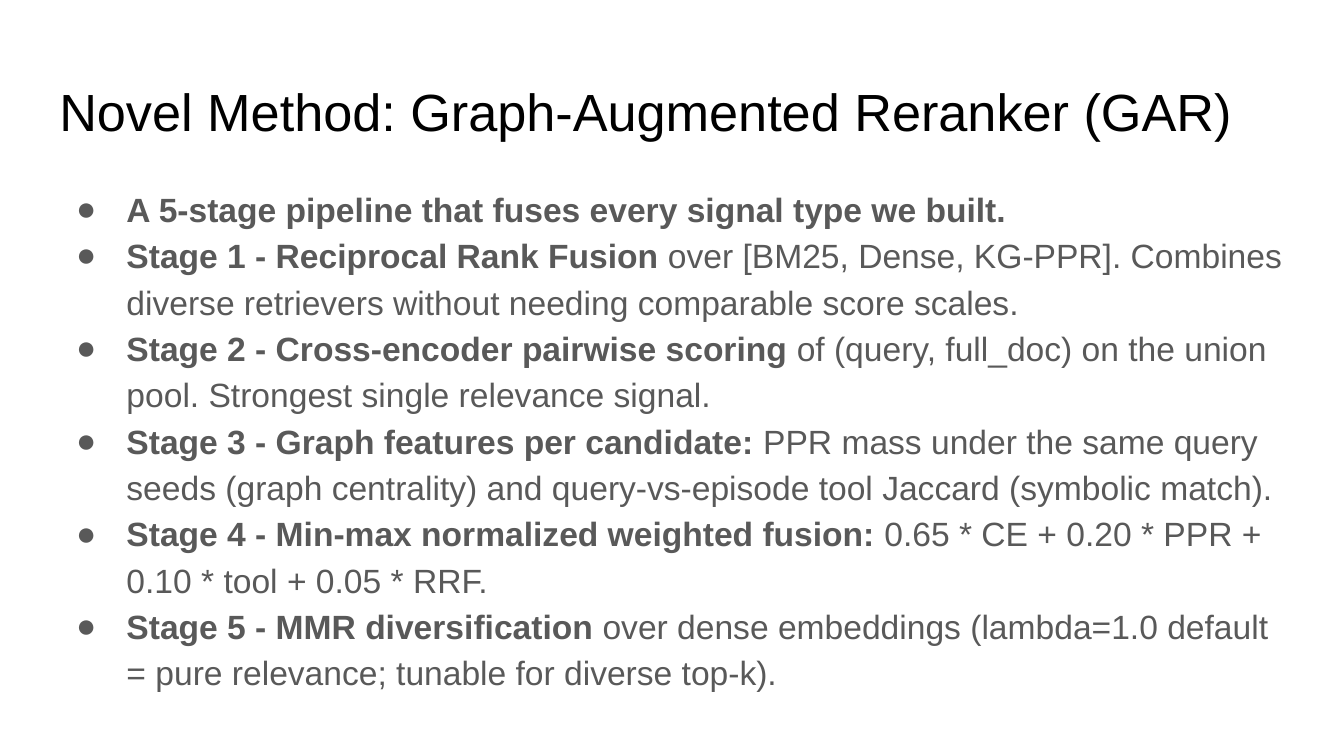
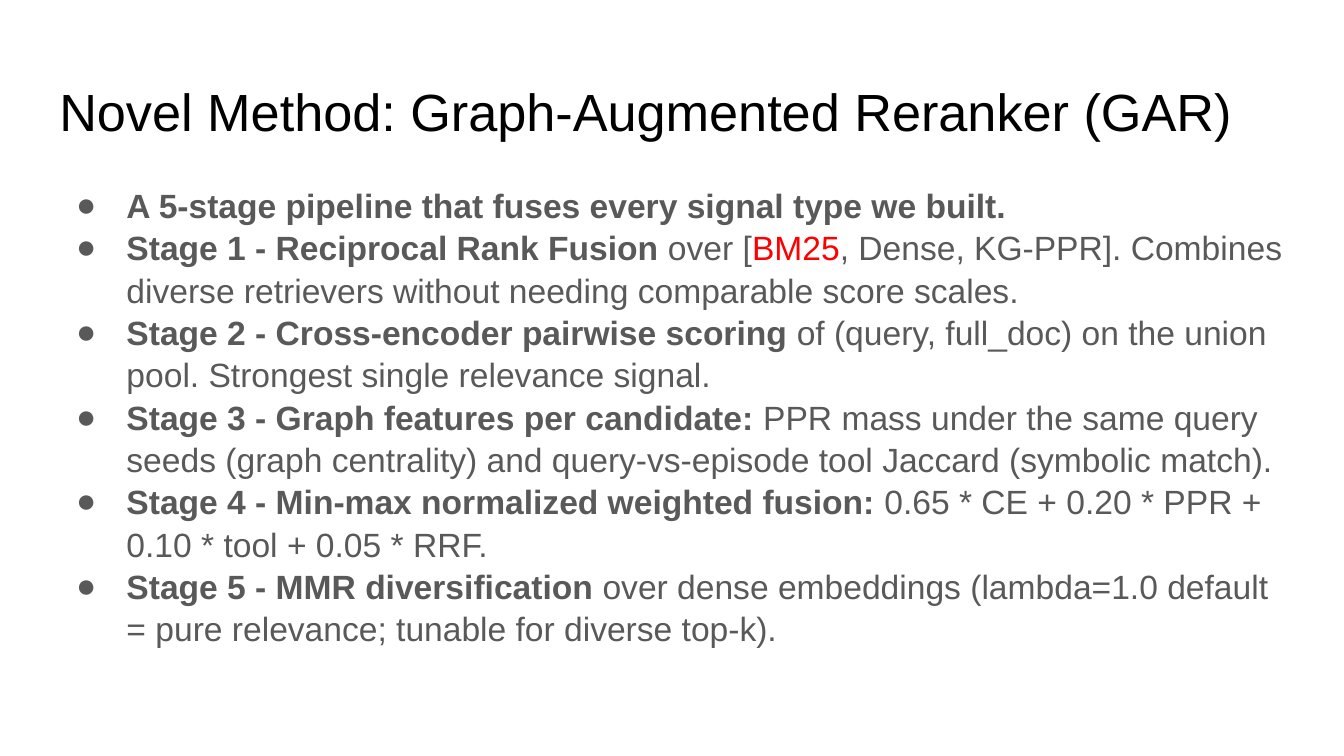
Before and after one commit to akhil-1205/ir-assignment-2, a slide deck: slide 11 of presentation.pptx. Drawn at 1344x756 pixels with LibreOffice and Linux fonts; fonts in the diff are those of the drawing. Boxes give left, top, right and bottom in pixels: in the first picture for what was removed or moved away, otherwise in the second. Text is boxed around its words. In the diff, an @@ line names an element or a change of style, - is before the commit and + after.

```diff
--- a/presentation.pptx
+++ b/presentation.pptx
@@ text "A 5-stage pipeline that fuses ..." at <box>126,193,1282,647</box>: text colour #595959 to #FF0000 in "[BM25,"; line spacing 1.15 to 1.05 @@
```
Also in this commit, not shown: 3 other slides changed, 2 slides removed.
